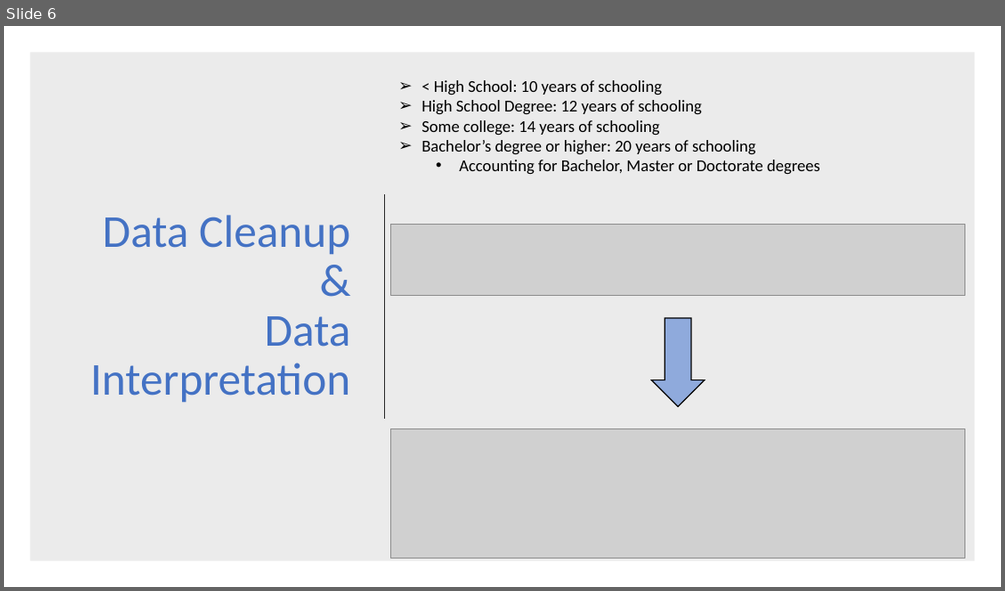
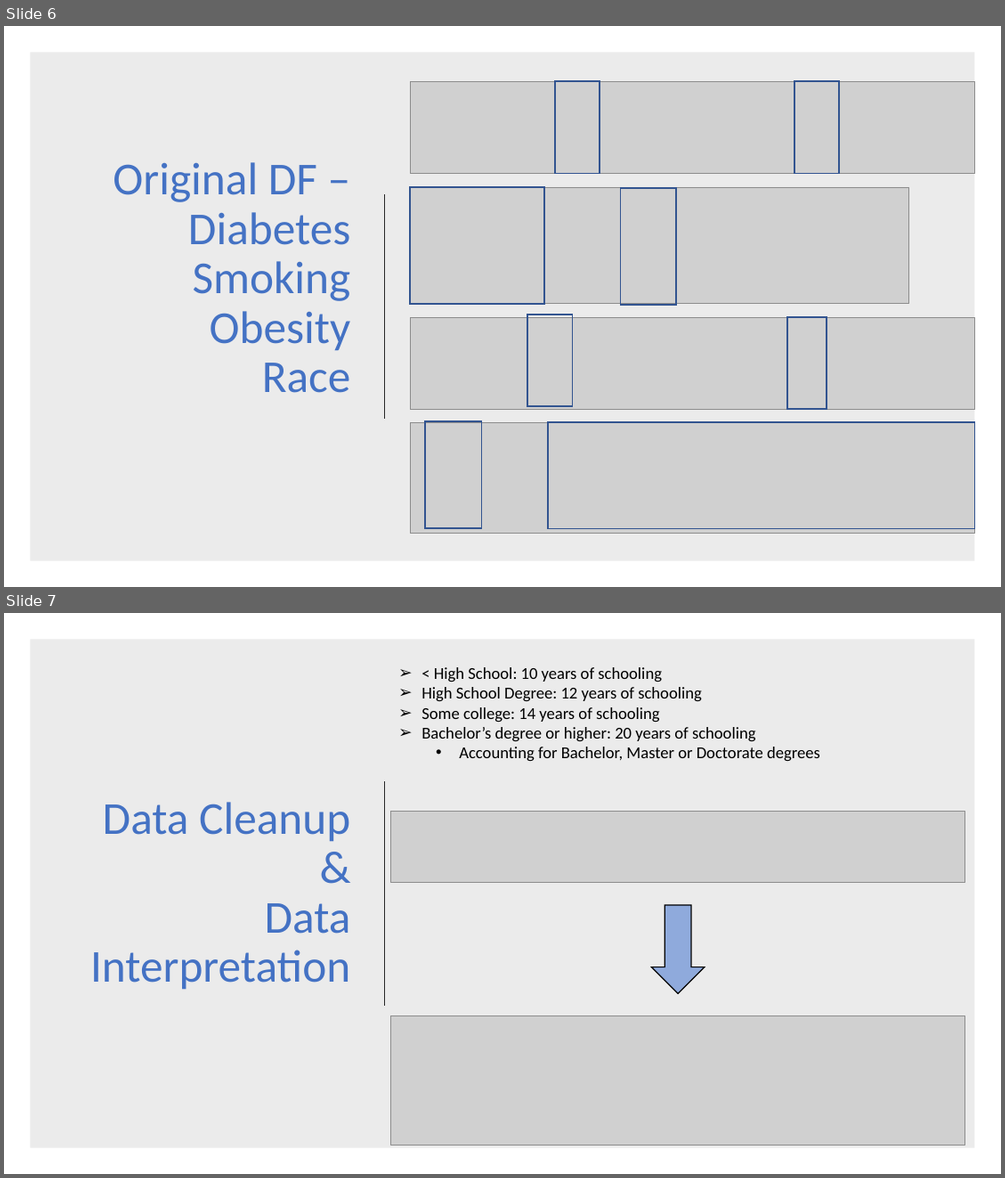
Before and after one commit to coreykretzmer9/CVD_Final_Project, a slide deck: First Project Data and Code/Cardiovascular Mortality Presentation CJK edits.pptx. Shown one above the other, each under a label of ours: slide 6 before the commit, slides 6 and 7 after it. The pictures are 1005x591 and 1005x1178 pixels, drawn with LibreOffice and Linux fonts; fonts in the diff are those of the drawing; grey boxes stand for pictures. Boxes give left, top, right and bottom in pixels: in the first picture for what was removed or moved away, otherwise in the second. Text is boxed around its words. In the diff, an @@ line names an element or a change of style, - is before the commit and + after.

```diff
--- a/First Project Data and Code/Cardiovascular Mortality Presentation CJK edits.pptx
+++ b/First Project Data and Code/Cardiovascular Mortality Presentation CJK edits.pptx
@@ slide 6 added at (x1=4, y1=26, x2=1001, y2=587), background #FFFFFF @@
@@ rectangle added at (x1=30, y1=52, x2=975, y2=561), fill #000000 at 8% opacity @@
@@ picture added at (x1=410, y1=81, x2=975, y2=174) @@
@@ rectangle added at (x1=555, y1=81, x2=600, y2=174), outline #325491 1.5 pt @@
@@ rectangle added at (x1=794, y1=81, x2=840, y2=174), outline #325491 1.5 pt @@
@@ title added at (x1=113, y1=162, x2=351, y2=393), 44 pt, text #4472C4 @@
+Original DF –
+Diabetes
+Smoking
+Obesity
+Race
@@ line added from (385, 194) to (385, 418), #262626 1.5 pt @@
@@ picture added at (x1=410, y1=187, x2=909, y2=304) @@
@@ rectangle added at (x1=410, y1=187, x2=544, y2=304), outline #325491 1.5 pt @@
@@ rectangle added at (x1=620, y1=188, x2=676, y2=305), outline #325491 1.5 pt @@
@@ picture added at (x1=410, y1=318, x2=975, y2=409) @@
@@ rectangle added at (x1=527, y1=314, x2=573, y2=406), outline #325491 1.5 pt @@
@@ rectangle added at (x1=788, y1=318, x2=826, y2=409), outline #325491 1.5 pt @@
@@ picture added at (x1=410, y1=422, x2=975, y2=533) @@
@@ rectangle added at (x1=425, y1=421, x2=482, y2=528), outline #325491 1.5 pt @@
@@ rectangle added at (x1=549, y1=422, x2=975, y2=529), outline #325491 1.5 pt @@
@@ what was slide 6 is now slide 7 @@
```
Also in this commit, not shown: 4 slides changed, 1 other slide added, 7 slides removed, 9 other files.
